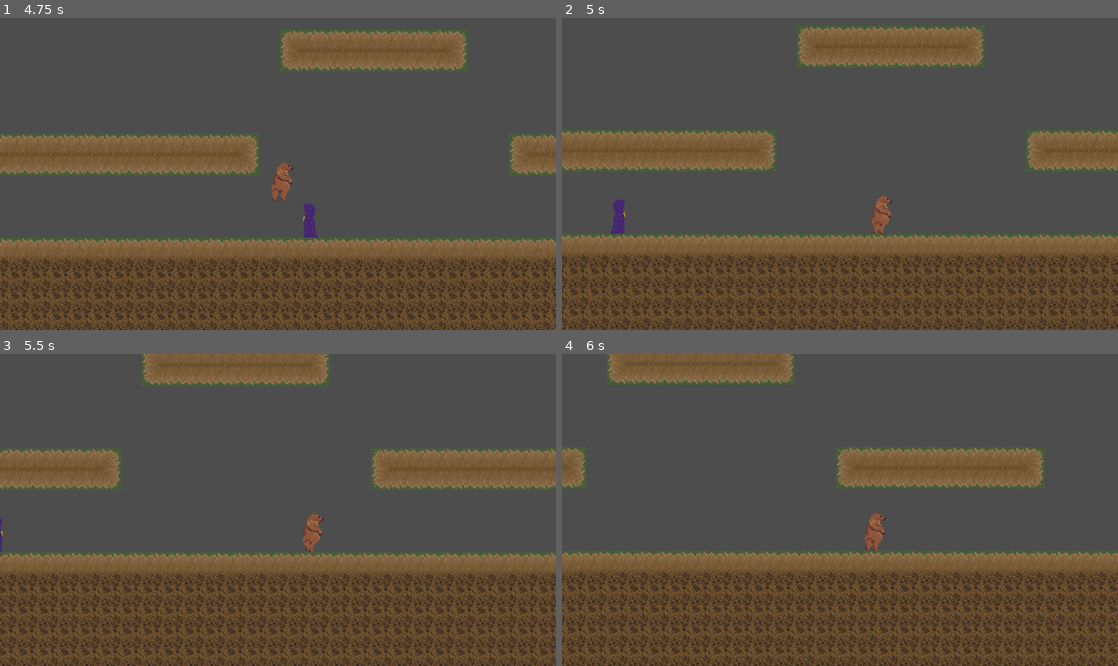
Above: before the commit, frames 1-4 (two rows, left to right).
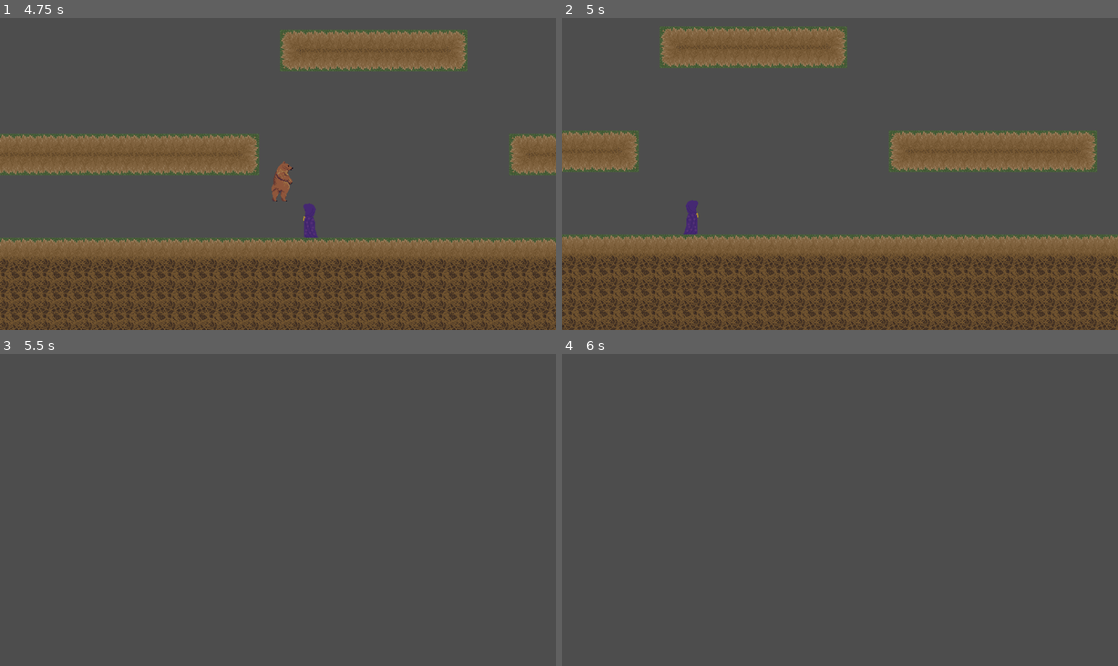
Above: after the commit, the same moments.

Repository: WinterAtne/Cancer_Bear
Game: Godot game, scene res://scenes/main.tscn
Two runs of this game, one before a commit and one after it. Both use one fixed random seed, a clock stepped at 60 frames per second and the inputs below. The engine's default icon, where the game draws it, is replaced by a stand-in: a white triangle on a blue panel in a dark square.
Inputs:
- Up to frame 1 (4.75 s): hold D (right) 0.53-2.03 s; tap 1 (spell_1) at 0.6, 4.35 s; tap W (up) at 0.77, 1.52, 3.02, 3.77, 4.52 s; tap 2 (spell_2) at 1.35 s; hold A (left) 2.03-4.28 s; tap 3 (spell_3) at 2.1 s; tap 4 (spell_4) at 2.85 s; tap 5 (spell_5) at 3.6 s; hold D (right) from 4.28 s (still down)
- Up to frame 2 (5 s): keep holding D (right)
- Up to frame 3 (5.5 s): keep holding D (right); tap 2 (spell_2) at 5.1 s
- Up to frame 4 (6 s): keep holding D (right); tap 3 (spell_3) at 5.85 s

Frame 1 is identical in both runs. In frame 2, 24% of the frame differs, in the area x 0-100%, y 2-100%; in frame 3, 46%, in the area x 0-100%, y 0-100%; in frame 4, 45%.

Commit message:
Updated player health_profile

Diff:
--- a/scenes/player/player.tscn
+++ b/scenes/player/player.tscn
@@ -1,9 +1,10 @@
-[gd_scene load_steps=9 format=3 uid="uid://dftgjy2uuutmn"]
+[gd_scene load_steps=11 format=3 uid="uid://dftgjy2uuutmn"]
 
 [ext_resource type="Script" path="res://scenes/player/player.gd" id="1_cf76y"]
 [ext_resource type="Texture2D" uid="uid://dwlevovnd5ee8" path="res://scenes/player/belasarius.png" id="2_jlfbp"]
 [ext_resource type="PackedScene" uid="uid://dgcl4rb3rmkoa" path="res://scenes/spells/spell_caster.tscn" id="3_ajahj"]
 [ext_resource type="PackedScene" uid="uid://b5y48km7qnkcy" path="res://scenes/damage_system/hit_box.tscn" id="4_ckdkk"]
+[ext_resource type="Script" path="res://scenes/damage_system/health_profile.gd" id="5_wsuvx"]
 
 [sub_resource type="Animation" id="Animation_vfqvu"]
 resource_name = "idle"
@@ -49,6 +50,10 @@
 radius = 14.0
 height = 62.0
 
+[sub_resource type="Resource" id="Resource_duj5k"]
+script = ExtResource("5_wsuvx")
+max_health = 12
+
 [node name="Player" type="CharacterBody2D"]
 script = ExtResource("1_cf76y")
 
@@ -72,6 +77,7 @@
 shape = SubResource("CapsuleShape2D_k4c0t")
 
 [node name="Camera2D" type="Camera2D" parent="."]
+unique_name_in_owner = true
 position = Vector2(0, -64)
 position_smoothing_enabled = true
 
@@ -82,6 +88,7 @@
 unique_name_in_owner = true
 collision_layer = 0
 collision_mask = 1536
+health_profile = SubResource("Resource_duj5k")
 
 [node name="CollisionShape" type="CollisionShape2D" parent="HitBox"]
 visible = false
--- a/scenes/player/player_health_profile.tres
+++ /dev/null
@@ -1,7 +0,0 @@
-[gd_resource type="Resource" script_class="Health_Profile" load_steps=2 format=3 uid="uid://dqktmdin8ph32"]
-
-[ext_resource type="Script" path="res://scenes/damage_system/health_profile.gd" id="1_atrk7"]
-
-[resource]
-script = ExtResource("1_atrk7")
-max_health = 12
